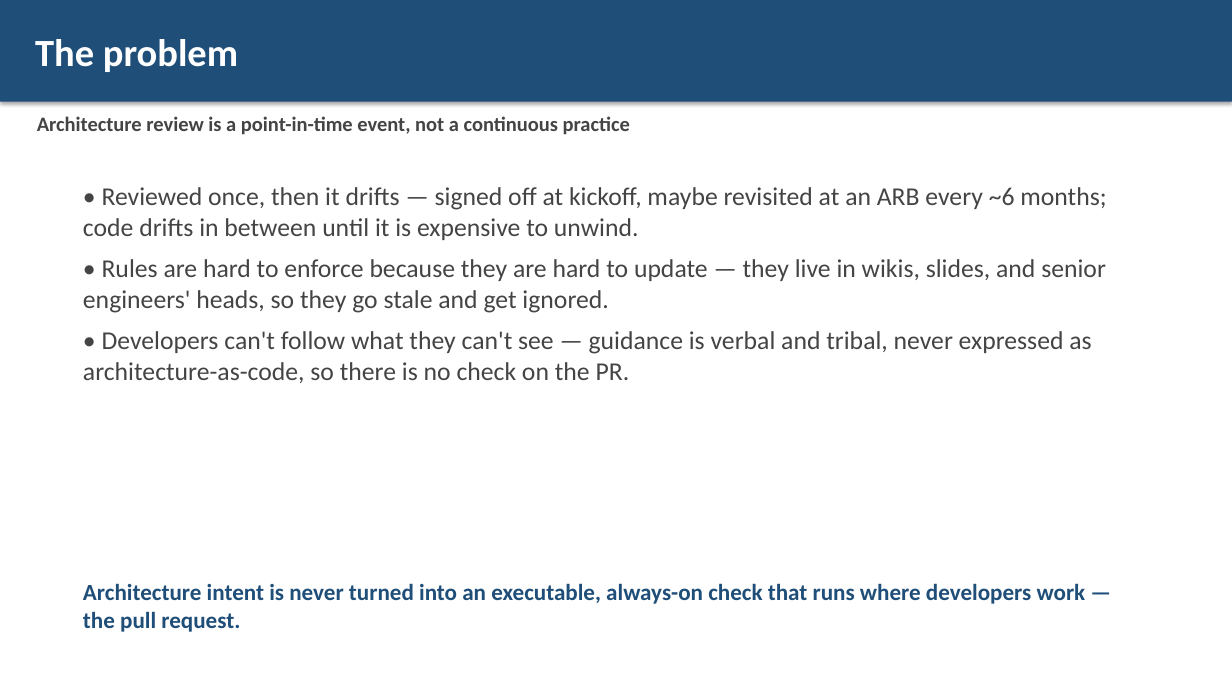
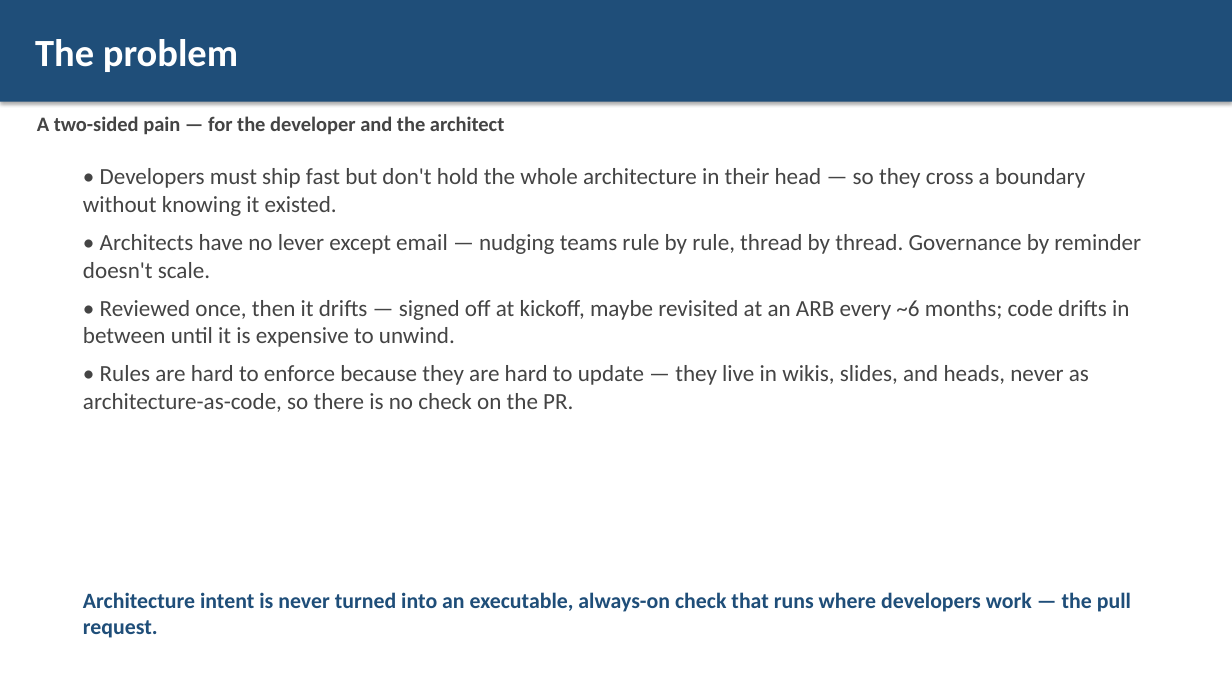
Before and after one commit to Anilinfo2015/ArchGuard-Agent, a slide deck: slide 2 of pitch/ArchGuard-Pitch.pptx. Drawn at 1232x693 pixels with LibreOffice and Linux fonts; fonts in the diff are those of the drawing. Boxes give left, top, right and bottom in pixels: in the first picture for what was removed or moved away, otherwise in the second. Text is boxed around its words. In the diff, an @@ line names an element or a change of style, - is before the commit and + after.

Commit message:
Add two-sided problem framing + fresh use-case research (idea 10); simplify to Define/Automate/Enforce

```diff
--- a/pitch/ArchGuard-Pitch.pptx
+++ b/pitch/ArchGuard-Pitch.pptx
@@ text at [37, 116, 504, 135]: text changed @@
-Architecture review is a point-in-time event, not a continuous practice
+A two-sided pain — for the developer and the architect
@@ text "• Developers must ship fast ...": place and size @@
-text "• Developers must ship fast ..." at [83, 187, 1106, 383]
+text "• Developers must ship fast ..." at [83, 168, 1141, 412]
@@ text at [83, 168, 1141, 278]: paragraphs added @@
+• Developers must ship fast but don't hold the whole architecture in their head — so they cross a boundary without knowing it existed.
+• Architects have no lever except email — nudging teams rule by rule, thread by thread. Governance by reminder doesn't scale.
@@ text at [83, 300, 1129, 347]: size 20 to 18 pt in "• Reviewed once, then it drifts — ..." @@
@@ text at [83, 365, 1089, 412]: text changed; size 20 to 18 pt @@
-• Rules are hard to enforce because they are hard to update — they live in wikis, slides, and senior engineers' heads, so they go stale and get ignored.
-• Developers can't follow what they can't see — guidance is verbal and tribal, never expressed as architecture-as-code, so there is no check on the PR.
+• Rules are hard to enforce because they are hard to update — they live in wikis, slides, and heads, never as architecture-as-code, so there is no check on the PR.
@@ text "Architecture intent is never turned ...": place and size @@
-text "Architecture intent is never turned ..." at [83, 583, 1086, 632]
+text "Architecture intent is never turned ..." at [83, 592, 1131, 638]
@@ text "Architecture intent is never turned ..." at [83, 592, 1131, 638]: size 18 to 17 pt @@
```
Also in this commit, not shown: 1 other slide changed, 4 other files.
